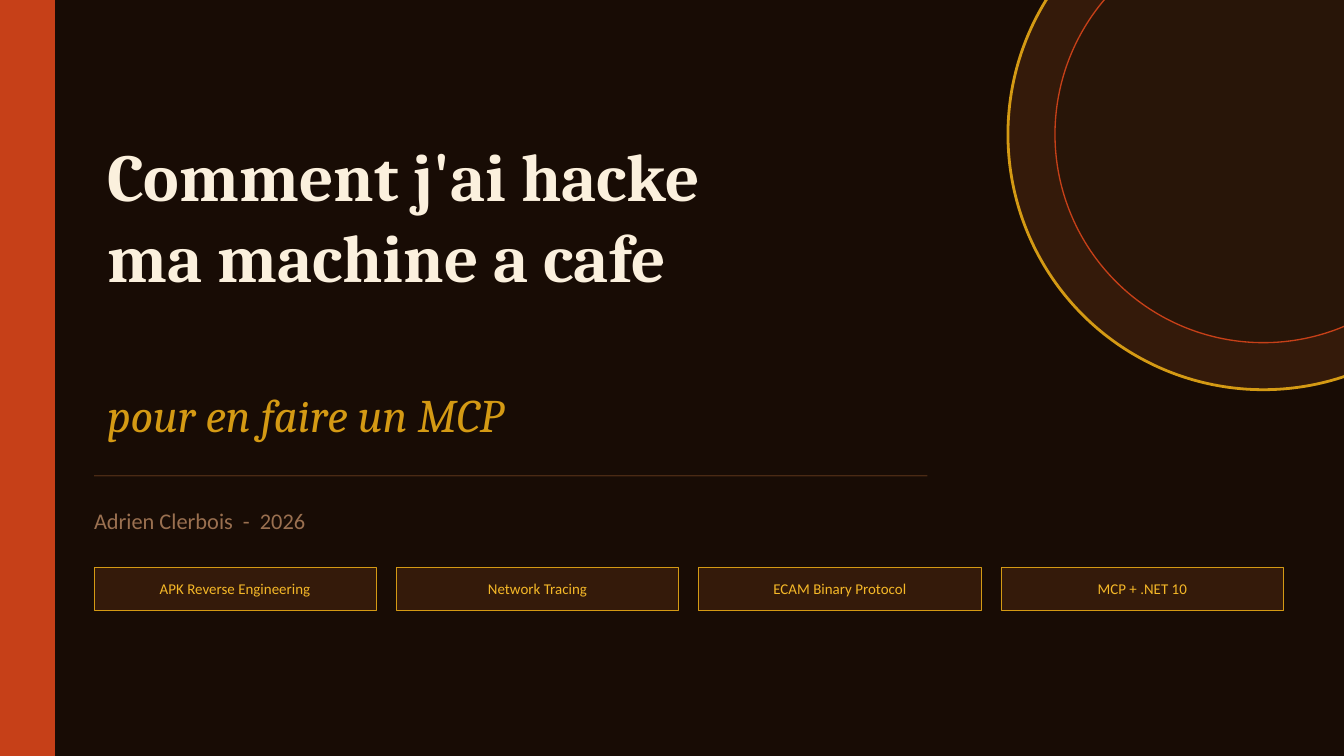
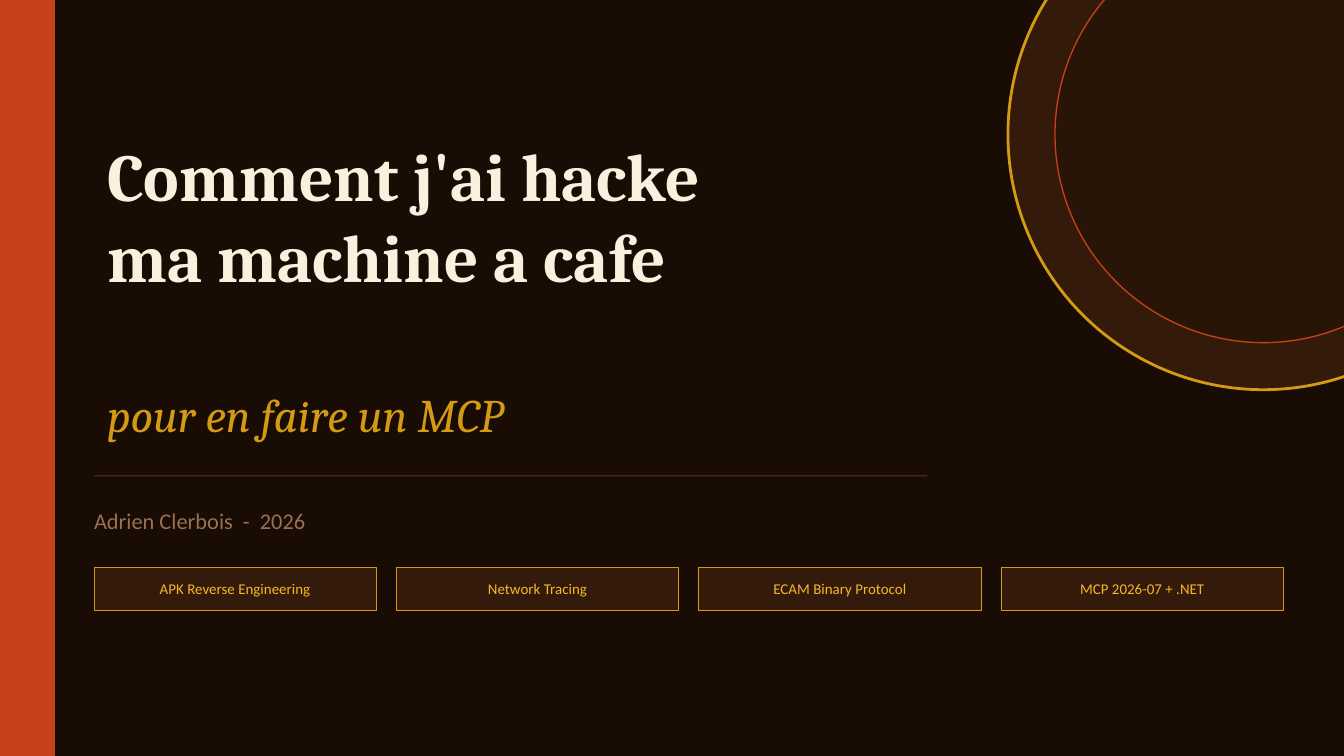
Before and after one commit to AClerbois/mcp-delonghi, a slide deck: slide 1 of docs/mcp-delonghi-talk.pptx. Drawn at 1344x756 pixels with LibreOffice and Linux fonts; fonts in the diff are those of the drawing. Boxes give left, top, right and bottom in pixels: in the first picture for what was removed or moved away, otherwise in the second. Text is boxed around its words. In the diff, an @@ line names an element or a change of style, - is before the commit and + after.

```diff
--- a/docs/mcp-delonghi-talk.pptx
+++ b/docs/mcp-delonghi-talk.pptx
@@ text at (1080,584,1204,594): text changed @@
-MCP + .NET 10
+MCP 2026-07 + .NET
```
Also in this commit, not shown: 15 other slides changed, 1 slide added, 1 other file.
